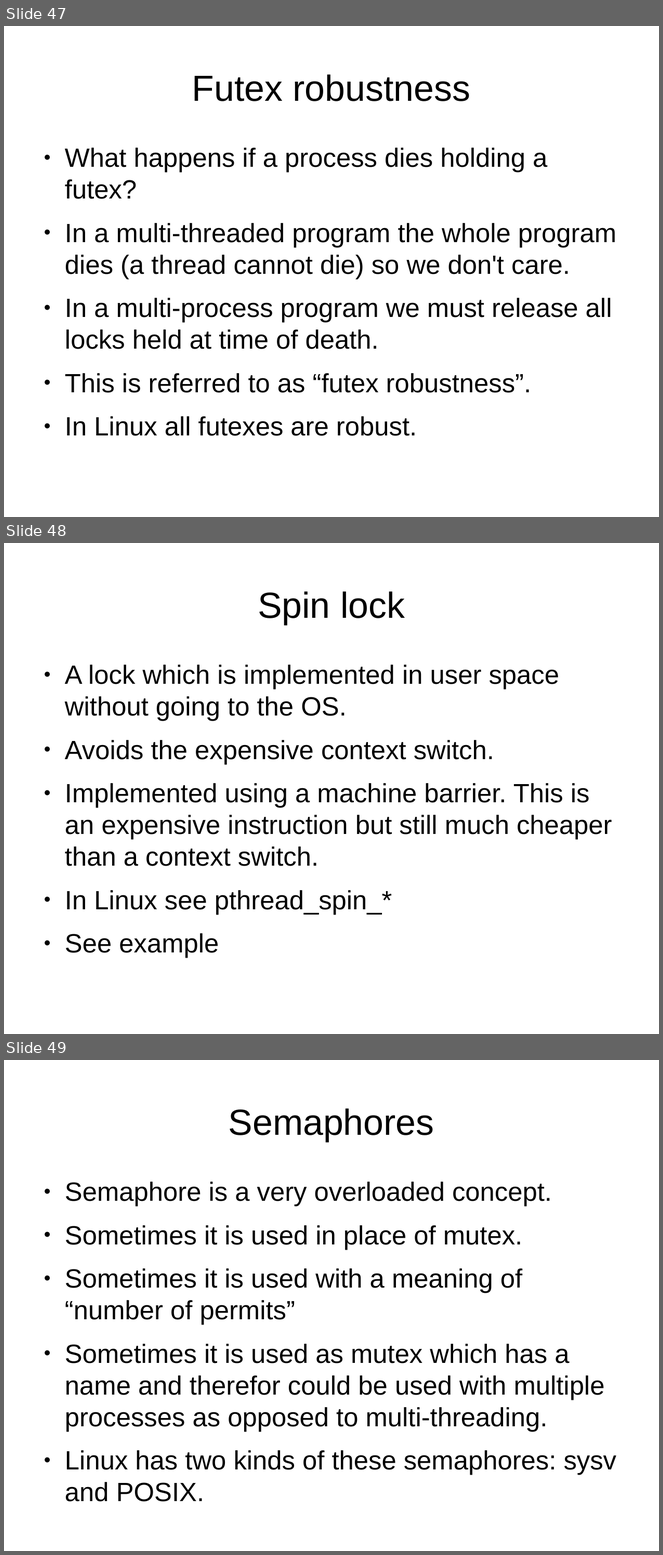
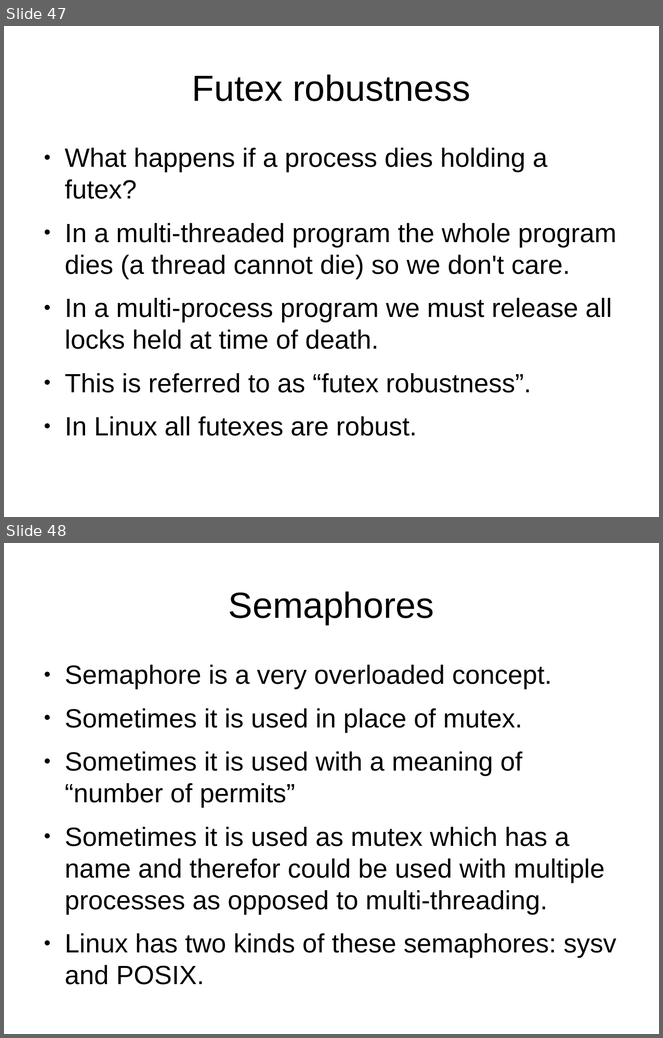
Before and after one commit to veltzer/demos, a slide deck: cpp/multi_core/multicore.odp. Shown one above the other, each under a label of ours: slides 47, 48 and 49 before the commit, slides 47 and 48 after it. The pictures are 663x1555 and 663x1038 pixels, drawn with LibreOffice and Linux fonts; fonts in the diff are those of the drawing. Boxes give left, top, right and bottom in pixels: in the first picture for what was removed or moved away, otherwise in the second. Text is boxed around its words. In the diff, an @@ line names an element or a change of style, - is before the commit and + after.

Commit message:
more code

```diff
--- a/cpp/multi_core/multicore.odp
+++ b/cpp/multi_core/multicore.odp
@@ slide 48 removed at (4,543,659,1034), background #FFFFFF @@
@@ title removed at (258,591,405,625) @@
-Spin lock
@@ text removed at (65,665,612,958) @@
-● A lock which is implemented in user space without going to the OS.
-● Avoids the expensive context switch.
-● Implemented using a machine barrier. This is an expensive instruction but still much cheaper than a context switch.
-● In Linux see pthread_spin_*
-● See example
@@ what was slide 49 is now slide 48 @@
```
